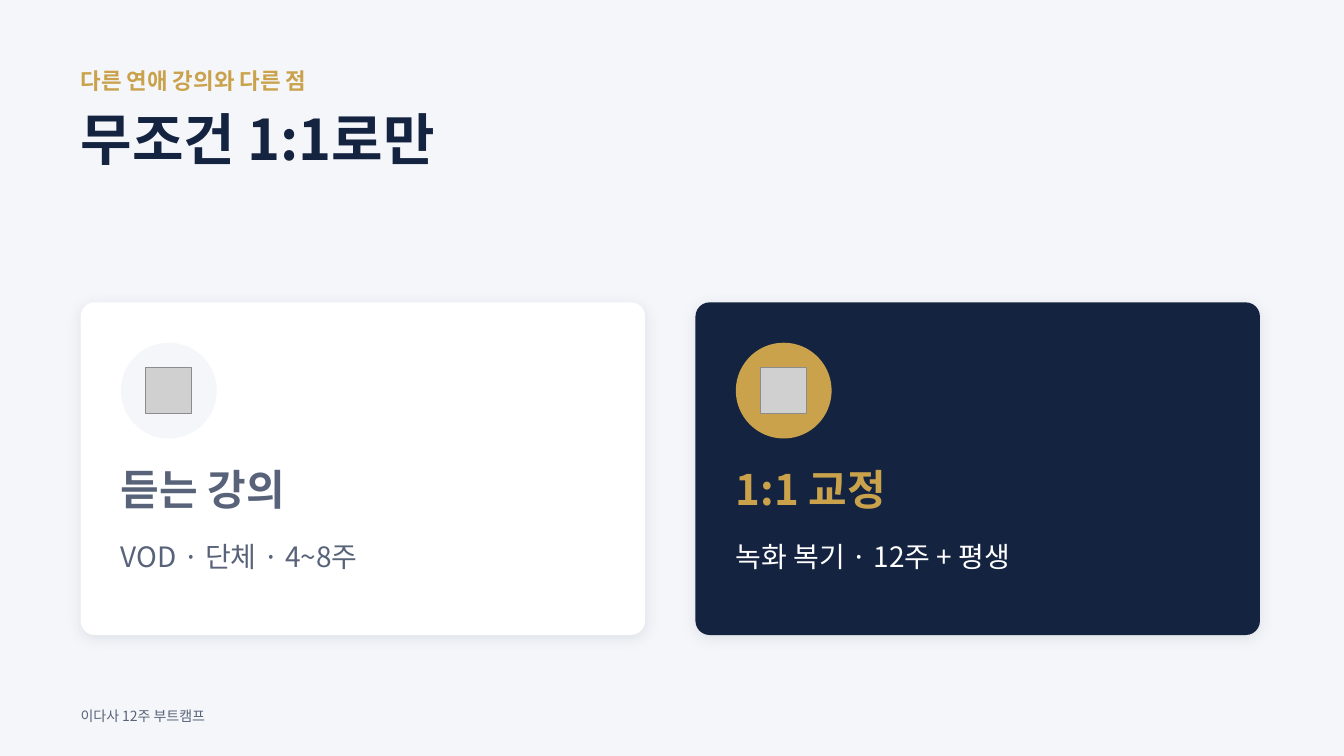
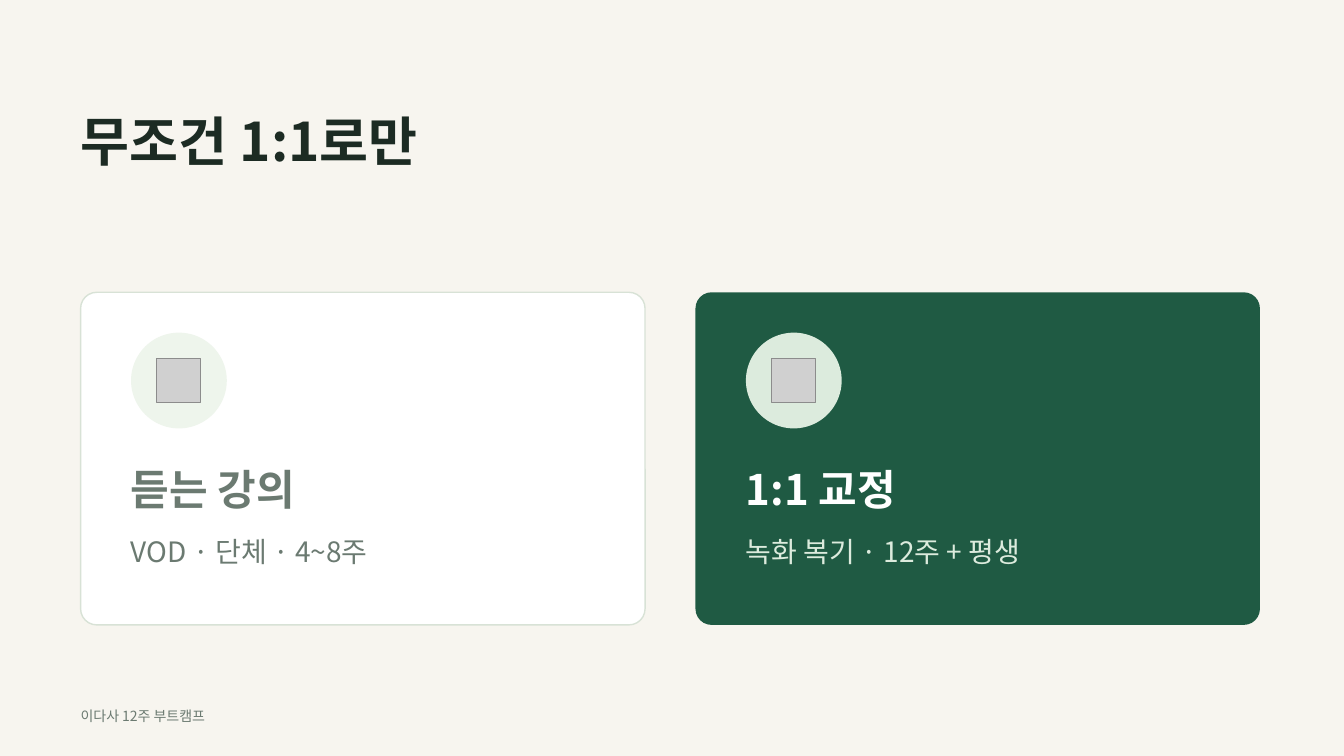
Before and after one commit to wnsgh55811-boop/speed, a slide deck: slide 23 of idasa-ot/이다사_12주부트캠프_OT.pptx (slide 15 before the commit). Drawn at 1344x756 pixels with LibreOffice and Linux fonts; fonts in the diff are those of the drawing; grey boxes stand for pictures. Boxes give left, top, right and bottom in pixels: in the first picture for what was removed or moved away, otherwise in the second. Text is boxed around its words. In the diff, an @@ line names an element or a change of style, - is before the commit and + after.

```diff
--- a/idasa-ot/이다사_12주부트캠프_OT.pptx
+++ b/idasa-ot/이다사_12주부트캠프_OT.pptx
@@ background #F4F6FA to #F7F5EF @@
@@ text removed at (81,70,307,91) @@
-다른 연애 강의와 다른 점
@@ title "무조건 1:1로만" at (81,116,418,166): size 40 to 38 pt, text colour #142340 to #1C2B23; line spacing 1.05 to 1.08 @@
@@ rounded rectangle: place and size @@
-rounded rectangle at (81,302,645,635)
+rounded rectangle at (81,292,645,625)
@@ rounded rectangle at (81,292,645,625): outline none to #D8E2D6 1 pt; shadow off; proportions changed @@
@@ rounded rectangle: place and size @@
-rounded rectangle at (696,302,1260,635)
+rounded rectangle at (696,292,1260,625)
@@ rounded rectangle at (696,292,1260,625): fill #142340 to #1F5A43; shadow off; proportions changed @@
@@ ellipse at (131,333,227,429): fill #F4F6FA to #EEF5EC @@
@@ picture added at (157,359,202,403) @@
@@ 2 texts, 2 ellipses: place and size @@
-2 texts, 2 ellipses at (121,343,886,509)
+2 texts, 2 ellipses at (131,333,896,509)
@@ ellipse at (746,333,842,429): fill #C9A24B to #DCEBDD @@
@@ picture added at (772,359,817,403) @@
@@ picture removed at (146,368,193,414) @@
@@ picture removed at (761,368,808,414) @@
@@ text "듣는 강의" at (131,470,295,509): text colour #586379 to #6B7A71; vertical alignment top to middle @@
@@ text "1:1 교정" at (746,470,896,509): text colour #C9A24B to #FFFFFF; vertical alignment top to middle @@
@@ text "VOD · 단체 · 4~8주" at (131,539,368,564): text colour #586379 to #6B7A71 @@
@@ text "VOD · 단체 · 4~8주": place and size @@
-text "VOD · 단체 · 4~8주" at (121,544,358,569)
+text "VOD · 단체 · 4~8주" at (131,539,368,564)
@@ text "녹화 복기 · 12주 + ...": place and size @@
-text "녹화 복기 · 12주 + ..." at (736,544,1011,570)
+text "녹화 복기 · 12주 + ..." at (746,539,1021,564)
@@ text "녹화 복기 · 12주 + ..." at (746,539,1021,564): text colour #FFFFFF to #DCEBDD @@
@@ text "이다사 12주 부트캠프" at (81,709,205,722): text colour #586379 to #6B7A71 @@
```
Also in this commit, not shown: 16 other slides changed, 14 slides added, 6 slides removed, 3 other files.
